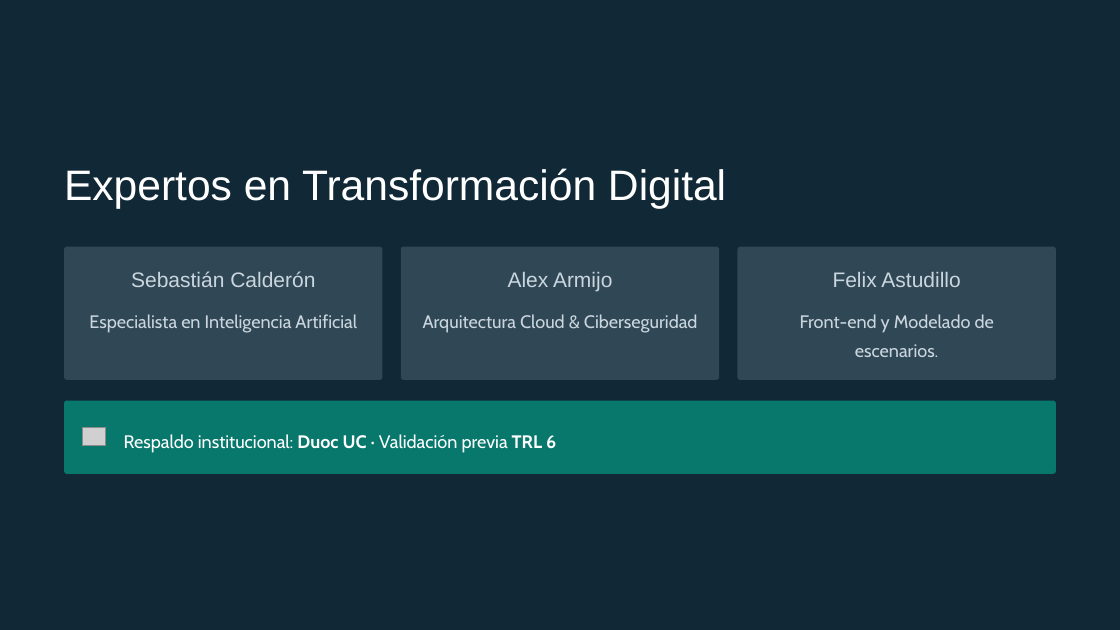
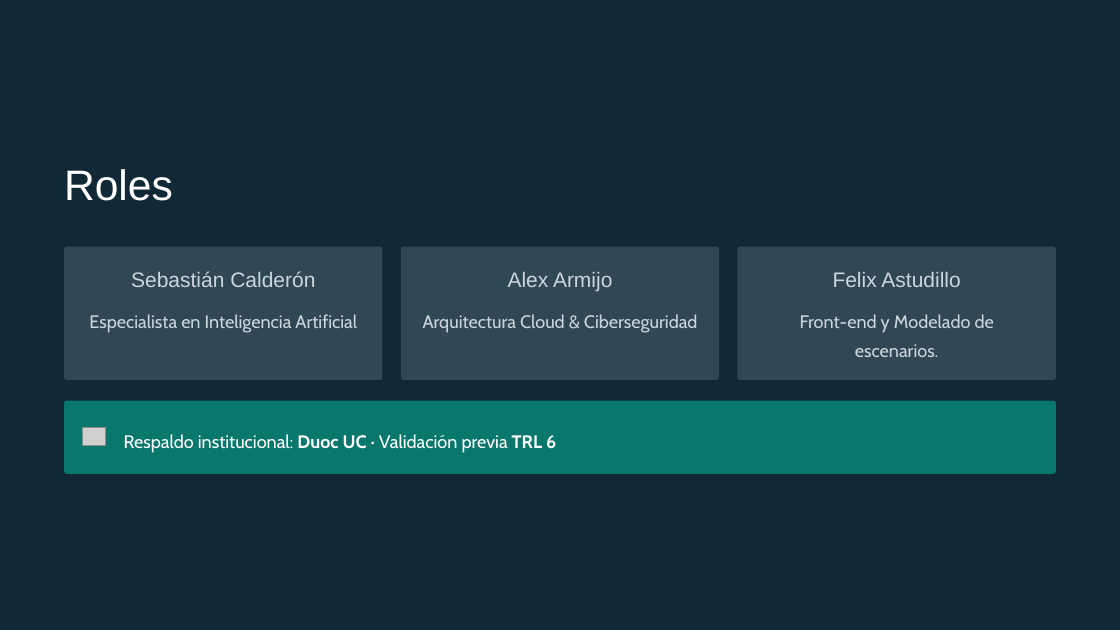
Before and after one commit to AlexArmijoAcevedo/Capstone_NeuroFlex, a slide deck: slide 10 of Fase 1/Evidencias Grupales/Presentacion Proyecto.pptx (slide 8 before the commit). Drawn at 1120x630 pixels with LibreOffice and Linux fonts; fonts in the diff are those of the drawing; grey boxes stand for pictures; background and template pictures are left out; a plain dark background stands for a picture behind light text. Boxes give left, top, right and bottom in pixels: in the first picture for what was removed or moved away, otherwise in the second. Text is boxed around its words. In the diff, an @@ line names an element or a change of style, - is before the commit and + after.

```diff
--- a/Fase 1/Evidencias Grupales/Presentacion Proyecto.pptx
+++ b/Fase 1/Evidencias Grupales/Presentacion Proyecto.pptx
@@ text at (64,169,173,201): text changed @@
-Expertos en Transformación Digital
+Roles
```
Also in this commit, not shown: 4 other slides changed, 2 slides added, 1 other file.
